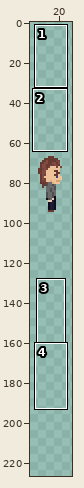
A pixel-art file gets an edit: dev/player.aseprite. The first picture is a wide view before the edit; the outline marks the close-up.
Close-up. First the earlier version:
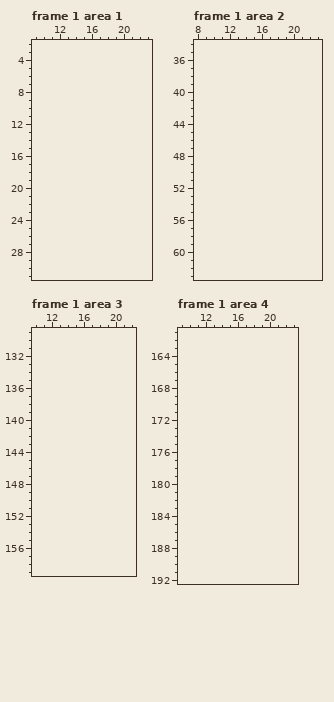
32x32 pixels, 8 frames. Colours within 5 levels of each other are drawn and written as one. Shown: frame 1 area 1: x 9..23, y 2..31; frame 1 area 2: x 8..23, y 34..63; frame 1 area 3: x 10..22, y 129..159; frame 1 area 4: x 9..23, y 161..192. The old version is drawn lined up with the new one, on the new canvas. The wide view leaves out empty margins. The commit also changed other frames or places, which this record leaves out.
After the commit:
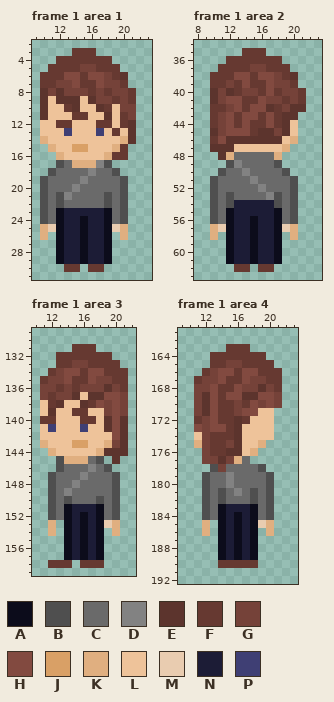
Palette (. is transparent): A #0c0c1b  B #4f4f4f  C #6a6a6a  D #828282  E #5c342d  F #663931  G #754239  H #824a40  J #d9a066  K #e0af80  L #eec39a  M #e9ccb0  N #1c1c36  P #3f3f74
Difference:
canvas 32x32 -> 32x256, the old top-left corner now at 0,64
--- frame 1 area 1
@@ x 9..23 @@
  2 ...............
- 3 ...............
- 4 ...............
- 5 ...............
- 6 ...............
- 7 ...............
- 8 ...............
- 9 ...............
-10 ...............
-11 ...............
-12 ...............
-13 ...............
-14 ...............
-15 ...............
-16 ...............
-17 ...............
-18 ...............
-19 ...............
-20 ...............
-21 ...............
-22 ...............
-23 ...............
-24 ...............
-25 ...............
-26 ...............
-27 ...............
-28 ...............
-29 ...............
-30 ...............
+ 3 .....FFF.......
+ 4 ...FFFFFFF.....
+ 5 ..FFFFGGFFF....
+ 6 .FFFHHFHHGFE...
+ 7 .FFGGHFFHGGF...
+ 8 .EGEGGGFGFGGF..
+ 9 .ELEEELEGGFGF..
+10 .ELLFELLEFLGG..
+11 .ELLLFFLLELFG..
+12 .LLFFLLLFFLFE..
+13 .LLLPLLLPLFLE..
+14 .KLLLLLLLLLKE..
+15 ..KLLJJLLLKF...
+16 ...KLLLLLKFF...
+17 ...BCKKKDB.....
+18 ..BCCCCDCCB....
+19 .BCCCCDCCCCB...
+20 .BCCCDCCCCCB...
+21 .BCBDCCCCBCB...
+22 .BCBCCCCCBCB...
+23 .BCANNNNNACB...
+24 .BCANNANNACB...
+25 .KMANNANNAMK...
+26 .K.ANNANNA.K...
+27 ...ANNANNA.....
+28 ...ANNANNA.....
+29 ...ANNANNA.....
+30 ....FF.FF......
 31 ...............
--- frame 1 area 2
@@ x 8..23 @@
 34 ................
-35 ................
-36 ................
-37 ................
-38 ................
-39 ................
-40 ................
-41 ................
-42 ................
-43 ................
-44 ................
-45 ................
-46 ................
-47 ................
-48 ................
-49 ................
-50 ................
-51 ................
-52 ................
-53 ................
-54 ................
-55 ................
-56 ................
-57 ................
-58 ................
-59 ................
-60 ................
-61 ................
-62 ................
+35 ......FFF.......
+36 ....FFFFFFF.....
+37 ...FFFFGGFFF....
+38 ..FFFHHFHHGFE...
+39 ..FFGFHFFHGGF...
+40 ..EGEFGGFHFGGF..
+41 ..EGHHFFHGGFGF..
+42 ..FFGHFHHEFGEE..
+43 ..FGHFHHFHFEE...
+44 ..FGHFHFFHFEL...
+45 ..EGHHHFEEGEL...
+46 ..FHEEEEEEELK...
+47 ..EEELLLLLLK....
+48 ...EKCCCCCK.....
+49 ....BDCCCCB.....
+50 ...BCCDCCCCB....
+51 ..BCCCCDCCCCB...
+52 ..BCCCCCDCCCB...
+53 ..BCBCCCCDBCB...
+54 ..BCBNNNNNBCB...
+55 ..BCANNNNNACB...
+56 ..BCANNANNACB...
+57 ..KMANNANNAMK...
+58 ..K.ANNANNA.K...
+59 ....ANNANNA.....
+60 ....ANNANNA.....
+61 ....ANNANNA.....
+62 .....FF.FF......
 63 ................
--- frame 1 area 3
@@ x 10..22 @@
 130 .............
-131 .............
-132 .............
-133 .............
-134 .............
-135 .............
-136 .............
-137 .............
-138 .............
-139 .............
-140 .............
-141 .............
-142 .............
-143 .............
-144 .............
-145 .............
-146 .............
-147 .............
-148 .............
-149 .............
-150 .............
-151 .............
-152 .............
-153 .............
-154 .............
-155 .............
-156 .............
-157 .............
-158 .............
+131 .....FFF.....
+132 ...FFFFFFF...
+133 ...FFGGFFFF..
+134 ..FGHHFHHFFF.
+135 .FGGHFFHGGFF.
+136 .GGFGFGGGEGF.
+137 .GFGGELEEHHG.
+138 .LFELLEFHGHG.
+139 .LELLFFLLGHG.
+140 .FFLLLFFLEHE.
+141 .LPLLLPLLEHE.
+142 .LLLLLLLLLHE.
+143 .KLLLJJLLKGE.
+144 ..KLLLLLKEEE.
+145 ...BKKKCB.E..
+146 ...BCCCDCB...
+147 ..BCCCDCCCB..
+148 ..BCCDCCCCB..
+149 ..BCDCCCCCB..
+150 ..BCBCCCBCB..
+151 ..BCANNNACB..
+152 ..BCANANACB..
+153 ..K.ANANAMK..
+154 ..K.ANANA.K..
+155 ....ANANA....
+156 ....ANANA....
+157 ....ANANA....
+158 ..FFF.FFF....
 159 .............
--- frame 1 area 4
@@ x 9..23 @@
 162 ...............
-163 ...............
-164 ...............
-165 ...............
-166 ...............
-167 ...............
-168 ...............
-169 ...............
-170 ...............
-171 ...............
-172 ...............
-173 ...............
-174 ...............
-175 ...............
-176 ...............
-177 ...............
-178 ...............
-179 ...............
-180 ...............
-181 ...............
-182 ...............
-183 ...............
-184 ...............
-185 ...............
-186 ...............
-187 ...............
-188 ...............
-189 ...............
-190 ...............
+163 ......FFF......
+164 ....FFFFFFF....
+165 ....FFGGFFFF...
+166 ...FGHHFHHFFF..
+167 ..FGGHFFHGGFF..
+168 ..GGHFFHGGEGF..
+169 ..GEHFHHEEHHG..
+170 ..GEHFFGFHGHG..
+171 ..GEHFFGHHLL...
+172 ..FGHFFEFLLL...
+173 ..HGHHFELLLL...
+174 ..LGFFFELLLL...
+175 ..KGFFGELLK....
+176 ...GFFEELK.....
+177 ...GGEGKC......
+178 ....BGCCCCB....
+179 ...BCCDCCCCB...
+180 ...BCCDCCCCB...
+181 ...BCBCDCBCB...
+182 ...BCBCCCBCB...
+183 ...BCANNNACB...
+184 ...BCANANACB...
+185 ...K.ANANAMK...
+186 ...K.ANANA.K...
+187 .....ANANA.....
+188 .....ANANA.....
+189 .....ANANA.....
+190 .....FFFFF.....
 191 ...............
Boxes around the changes in both close-ups, in picture pixels (x1, y1, x2, y2):
added: (40, 48, 136, 272)
added: (210, 48, 306, 272)
added: (40, 344, 128, 568)
added: (194, 344, 282, 568)
